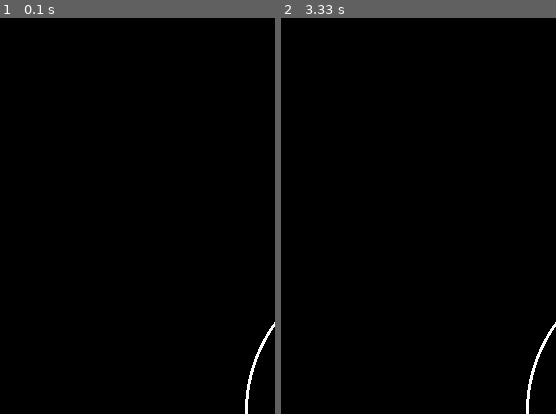
Above: before the commit, frames 1-2 (left to right).
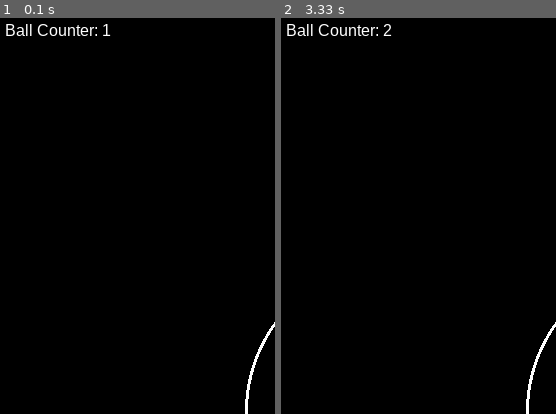
Above: after the commit, the same moments.

Repository: Fuad2005/Small_Projects
Game: pygame game, started from tiktok-ball-animations/tiktok_balls.py
Same seed, same stepped clock (60 frames per second), same inputs: the game is played once before the commit and once after it.
Inputs:
- Up to frame 1 (0.1 s): no input
- Up to frame 2 (3.33 s): no input
The pictures show only the part of the screen within x 0-50%, y 0-50%; the shares and areas given below are measured in that part.

The runs differ from the first frame. In frame 1, 0.5% of the frame differs, in the area x 2-41%, y 1-5%; in frame 2, 0.5%, in the area x 2-40%, y 1-5%.

Commit message:
tiktok balls updated

Diff:
--- a/tiktok-ball-animations/tiktok_balls.py
+++ b/tiktok-ball-animations/tiktok_balls.py
@@ -70,7 +70,6 @@
 
         if ball.pos[1] > HEIGHT or ball.pos[0] < 0 or ball.pos[0] > WIDTH or ball.pos[1] < 0:
             ball_counter += 1
-            print(ball_counter)
             balls.remove(ball)
             balls.append(Ball(position=[WIDTH // 2, HEIGHT // 2 - 120], velocity=[random.uniform(-4 ,4), random.uniform(-1 ,1)]))
             balls.append(Ball(position=[WIDTH // 2, HEIGHT // 2 - 120], velocity=[random.uniform(-4 ,4), random.uniform(-1 ,1)]))
@@ -99,6 +98,10 @@
     draw_arc(window, CIRCLE_CENTER, CIRCLE_RADIUS, start_angle, end_angle)
     for ball in balls:
         pygame.draw.circle(window, ball.color, ball.pos, BALL_RADIUS)
+
+    font = pygame.font.SysFont("Arial", 16)
+    text = font.render("Ball Counter: " + str(ball_counter), True, (255, 255, 255))
+    window.blit(text, (10, 10))
     pygame.display.flip()
 
     clock.tick(60)
